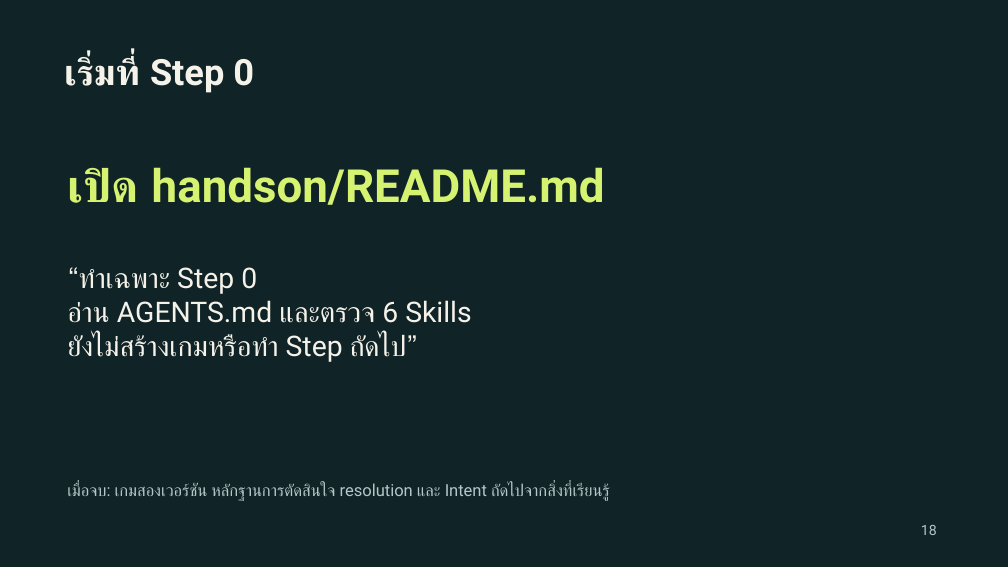
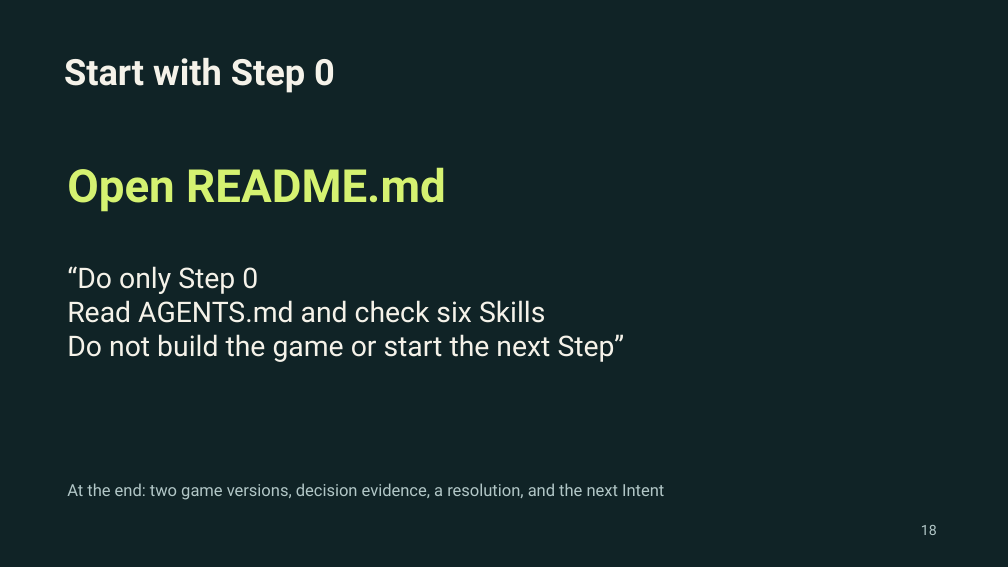
Before and after one commit to sdanutha/ADLC-in-Action, a slide deck: slide 18 of ADLC-in-Action.pptx. Drawn at 1008x567 pixels with LibreOffice and Linux fonts; fonts in the diff are those of the drawing. Boxes give left, top, right and bottom in pixels: in the first picture for what was removed or moved away, otherwise in the second. Text is boxed around its words. In the diff, an @@ line names an element or a change of style, - is before the commit and + after.

```diff
--- a/ADLC-in-Action.pptx
+++ b/ADLC-in-Action.pptx
@@ text at box(64, 58, 335, 93): text changed @@
-เริ่มที่ Step 0
+Start with Step 0
@@ text at box(67, 167, 446, 212): text changed @@
-เปิด handson/README.md
+Open README.md
@@ text at box(67, 266, 625, 362): text changed @@
-“ทำเฉพาะ Step 0
-อ่าน AGENTS.md และตรวจ 6 Skills
-ยังไม่สร้างเกมหรือทำ Step ถัดไป”
+“Do only Step 0
+Read AGENTS.md and check six Skills
+Do not build the game or start the next Step”
@@ text at box(67, 483, 664, 500): text changed @@
-เมื่อจบ: เกมสองเวอร์ชัน หลักฐานการตัดสินใจ resolution และ Intent ถัดไปจากสิ่งที่เรียนรู้
+At the end: two game versions, decision evidence, a resolution, and the next Intent
```
Also in this commit, not shown: 9 other slides changed, 8 slides added, 8 slides removed, 1 other file.
